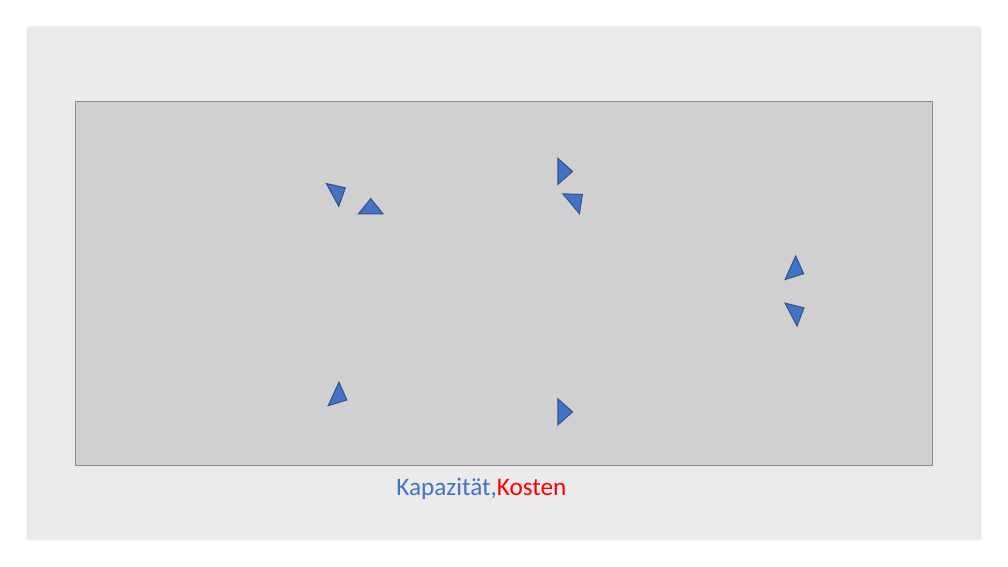
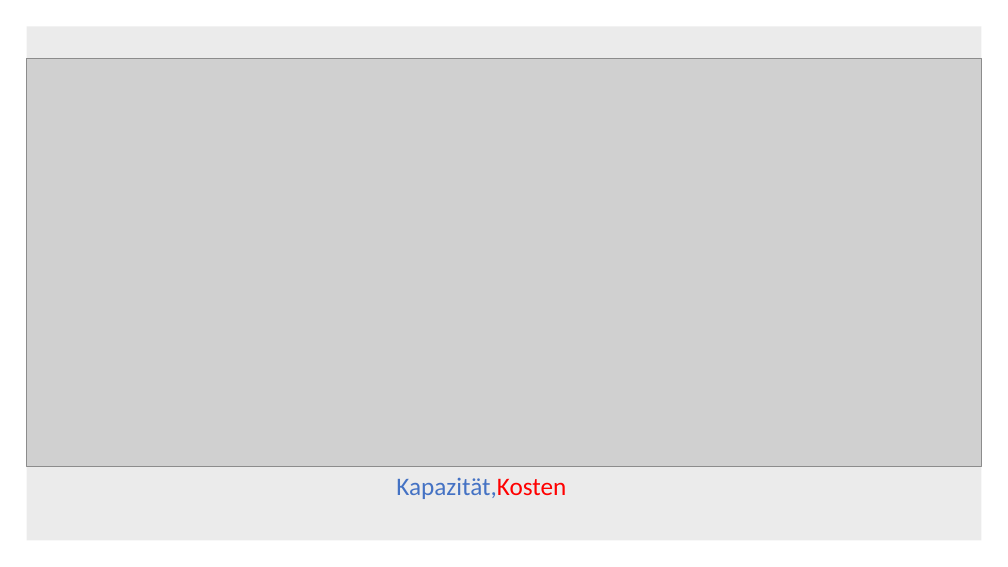
Before and after one commit to DerAlexx/Angewandte-Mathematik, a slide deck: slide 6 of Praktikum_6/Abgabe 6.pptx (slide 5 before the commit). Drawn at 1008x567 pixels with LibreOffice and Linux fonts; fonts in the diff are those of the drawing; grey boxes stand for pictures. Boxes give left, top, right and bottom in pixels: in the first picture for what was removed or moved away, otherwise in the second. Text is boxed around its words. In the diff, an @@ line names an element or a change of style, - is before the commit and + after.

```diff
--- a/Praktikum_6/Abgabe 6.pptx
+++ b/Praktikum_6/Abgabe 6.pptx
@@ picture: place and size @@
-picture at <box>75,102,933,465</box>
+picture at <box>26,58,982,467</box>
@@ group removed at <box>326,158,810,425</box>: 8 triangles @@
```
Also in this commit, not shown: 2 other slides changed, 1 slide added, 5 other files.
